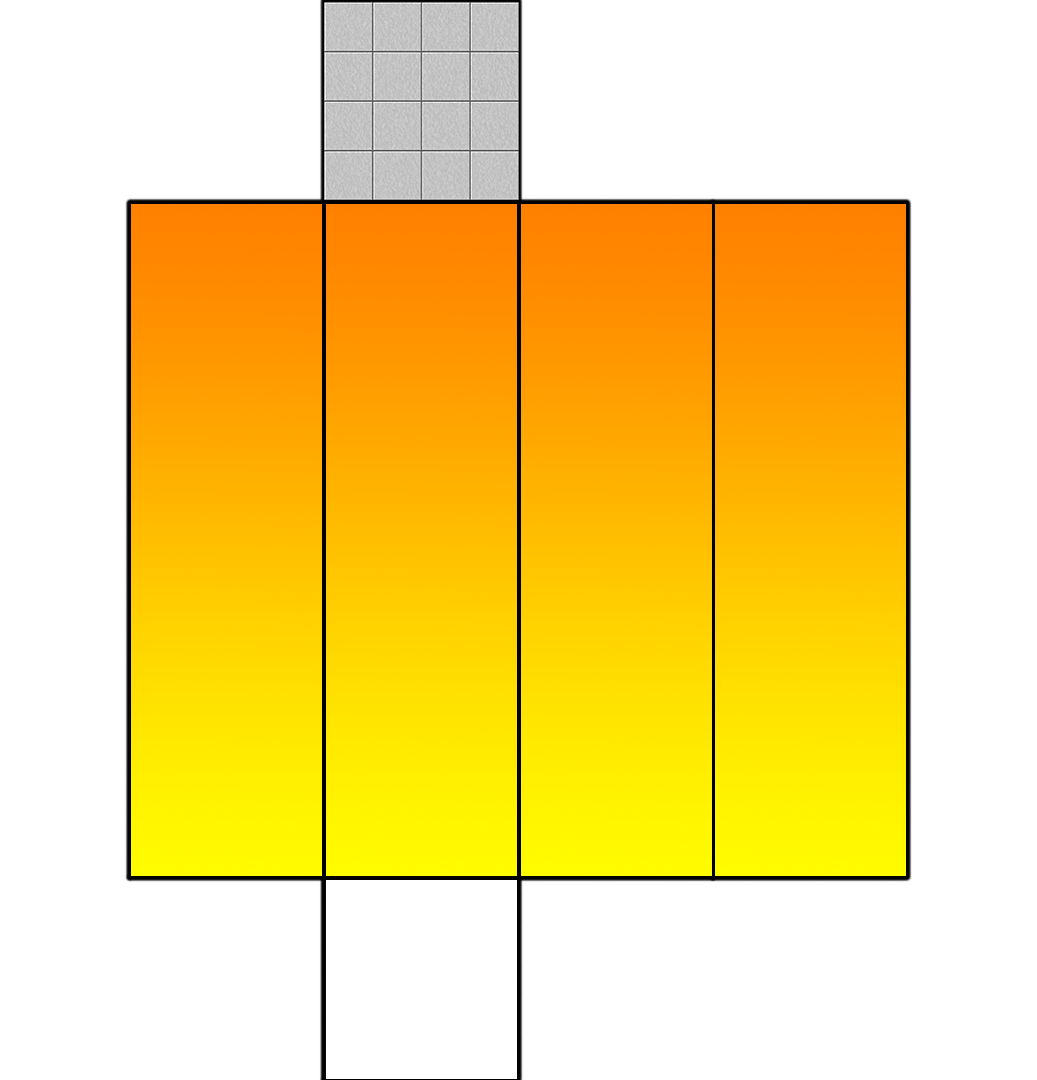
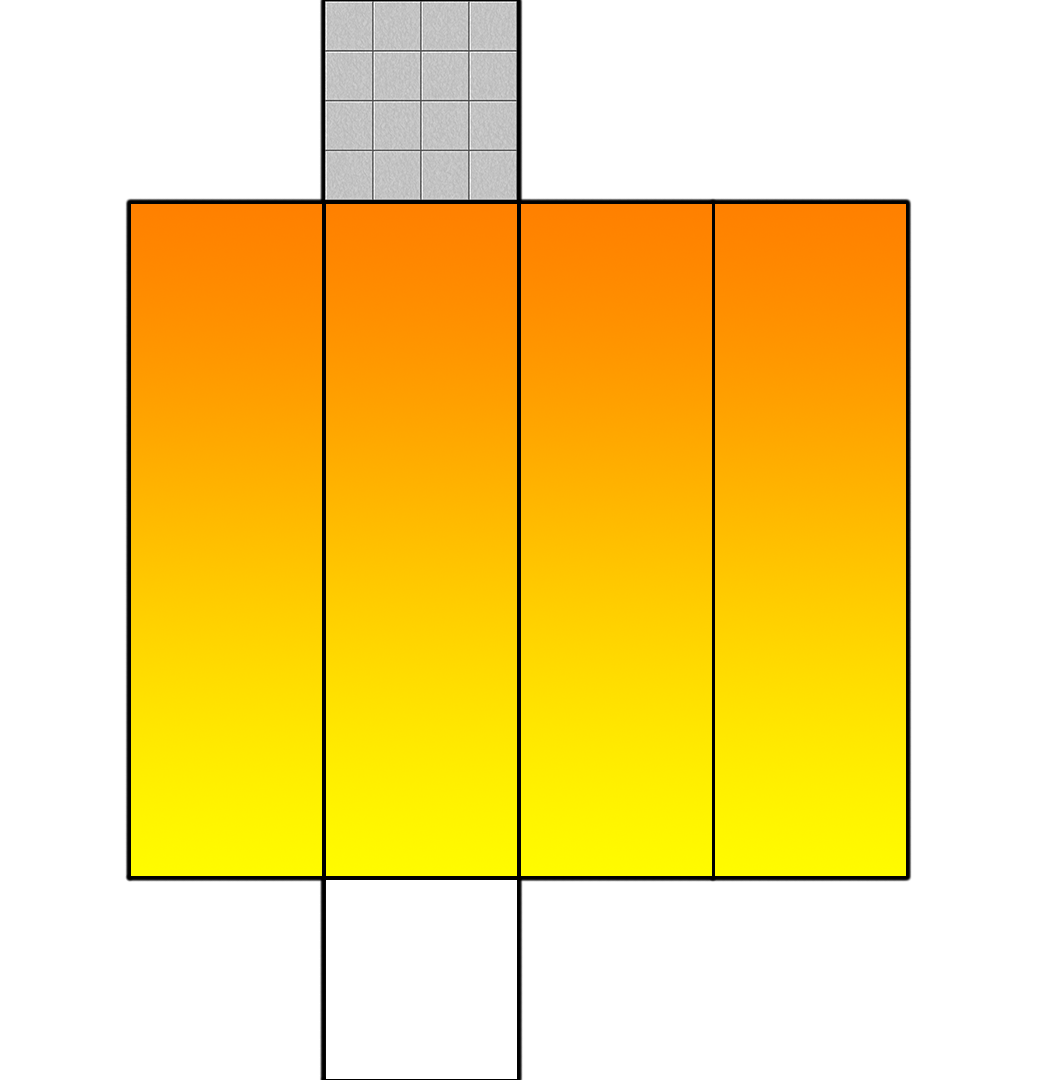
Revision of a layered 1037×1080 image; what changed, layer by layer:
added layer "tile" (1st of 2) above "tile" over (325, 1, 517, 200)
hid "tile" (2nd of 2) over (324, 2, 519, 200)
